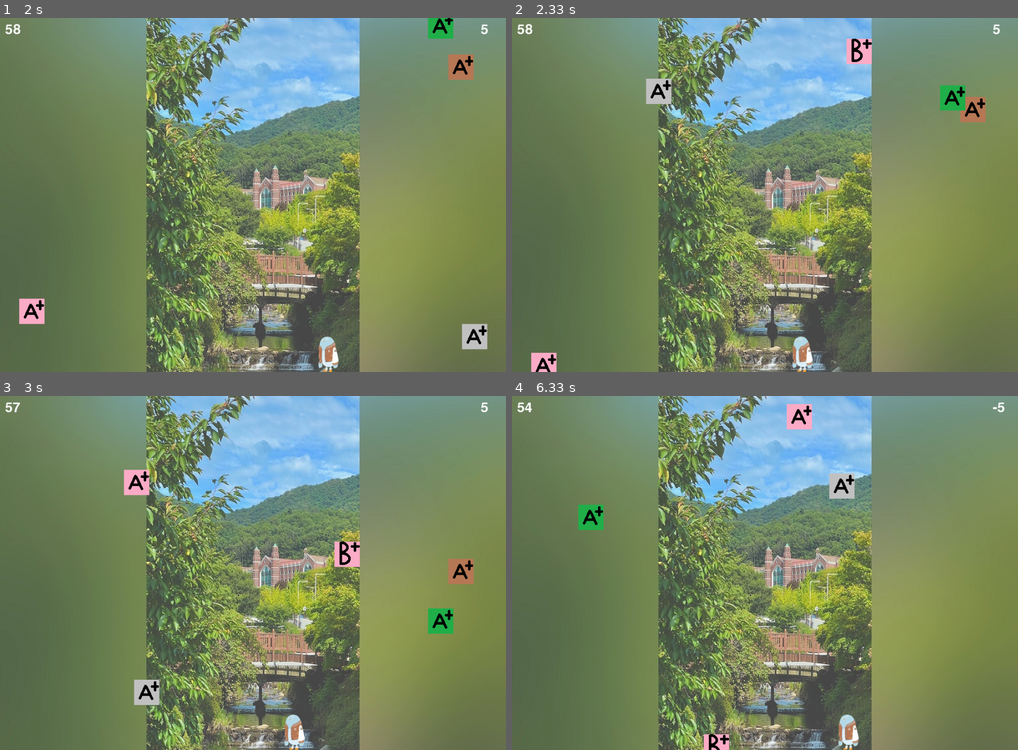
Above: before the commit, frames 1-4 (two rows, left to right).
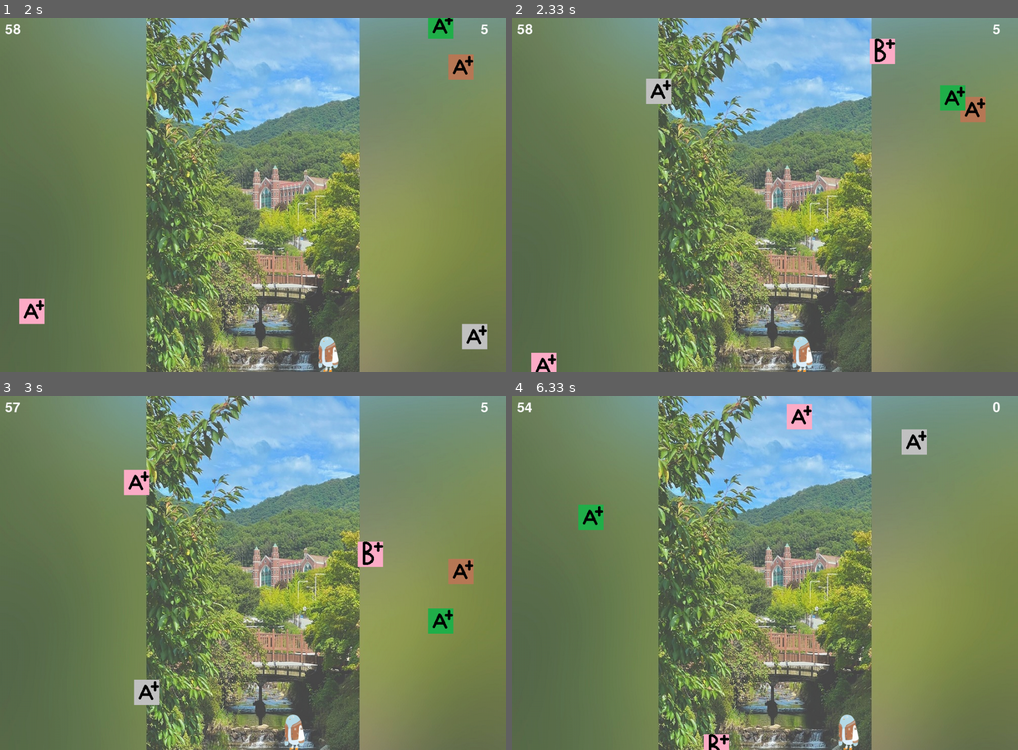
Above: after the commit, the same moments.

Repository: Burna0912/team_project
Game: pygame game, started from workspace/boo_pygame.py
Same seed, same stepped clock (60 frames per second), same inputs: the game is played once before the commit and once after it.
Inputs:
- Up to frame 1 (2 s): tap C at 0.33 s; hold Right 0.67-1.13 s; hold Right 1.17-1.63 s; hold Left from 1.67 s (still down)
- Up to frame 2 (2.33 s): release Left at 2.2 s; hold Left from 2.23 s (still down)
- Up to frame 3 (3 s): release Left at 2.63 s; hold Right from 2.67 s (still down)
- Up to frame 4 (6.33 s): release Right at 3.3 s; hold Left 3.33-3.8 s; hold Right 3.83-4.3 s; hold Right 4.33-4.8 s; hold Left 4.83-5.37 s; hold Left 5.4-5.8 s; hold Right from 5.83 s (still down)

Frame 1 is identical in both runs. In frame 2, 0.7% of the frame differs, in the area x 66-76%, y 5-14%; in frame 3, 0.7%; in frame 4, 0.8%, in the area x 62-98%, y 1-30%.

Commit message:
캐릭터가 아이템을 먹었을때 같은 위치에서 계속 생성되는 문제 해결

Diff:
--- a/workspace/boo_pygame.py
+++ b/workspace/boo_pygame.py
@@ -163,6 +163,8 @@
         F_x_pos = random.randint(0, screen_width - F_width)
 
 
+    # 학점 위치 정의 (A+, B+, C+, D+, F마다 다르게 설정)
+
     # 충돌 처리 (A+: 10점, B+: 7점, C+: 5점, D+: 3점, F: -5점)
     BOO_rect = BOO.get_rect()
     BOO_rect.left = BOO_x_pos
@@ -191,18 +193,23 @@
     if BOO_rect.colliderect(A_rect):
         score += 10
         A_y_pos = random.randint(-1000, 0)
+        A_x_pos = random.randint(0, screen_width - A_width)
     elif BOO_rect.colliderect(B_rect):
         score += 7
         B_y_pos = random.randint(-500, 0)
+        B_x_pos = random.randint(0, screen_width - B_width)
     elif BOO_rect.colliderect(C_rect):
         score += 5
         C_y_pos = random.randint(-250, 0)
+        C_x_pos = random.randint(0, screen_width - C_width)
     elif BOO_rect.colliderect(D_rect):
         score += 3
         D_y_pos = random.randint(-125, 0)
+        D_x_pos = random.randint(0, screen_width - D_width)
     elif BOO_rect.colliderect(F_rect):
         score -= 5
         F_y_pos = 0
+        F_x_pos = random.randint(0, screen_width - F_width)
 
     if (total_time-elapsed_time) >30: #시간이 30초 이상 남았을 때 1학기 배경화면 출력
         screen.blit(background_1,(0,0))
